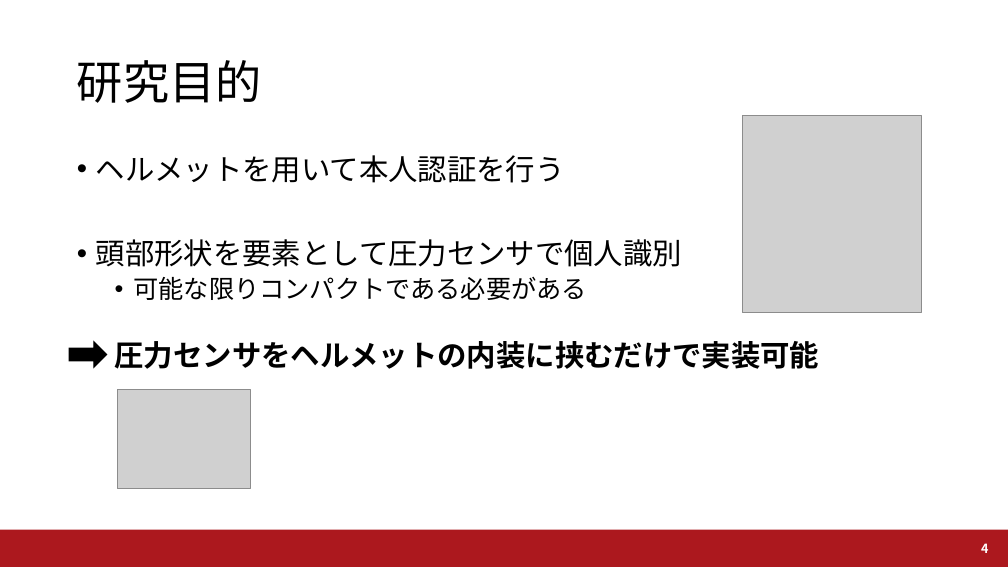
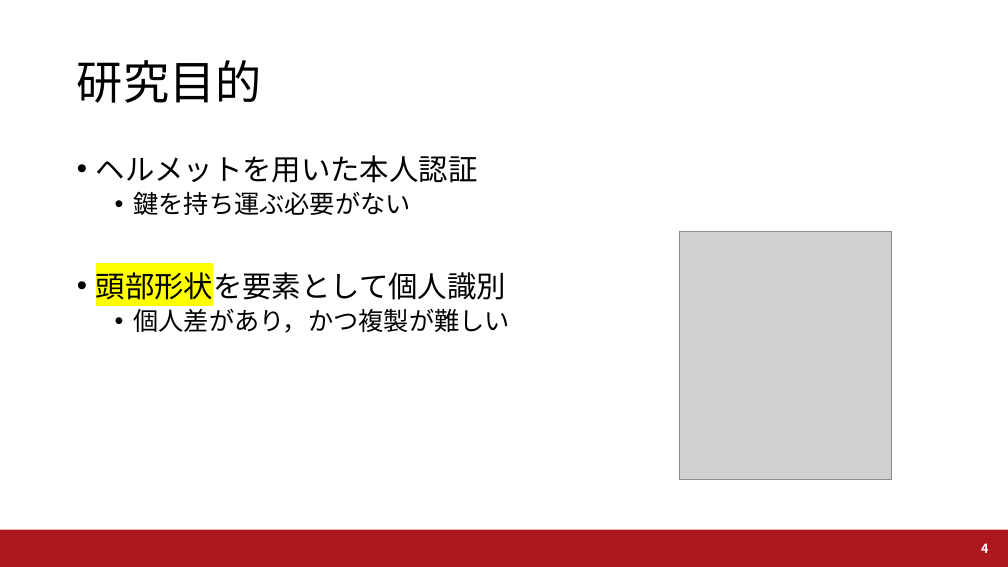
Before and after one commit to a2h1r0/lab, a slide deck: slide 4 of UWW2019/UWW2019_Fujii.pptx. Drawn at 1008x567 pixels with LibreOffice and Linux fonts; fonts in the diff are those of the drawing; grey boxes stand for pictures; background and template pictures are left out. Boxes give left, top, right and bottom in pixels: in the first picture for what was removed or moved away, otherwise in the second. Text is boxed around its words. In the diff, an @@ line names an element or a change of style, - is before the commit and + after.

```diff
--- a/UWW2019/UWW2019_Fujii.pptx
+++ b/UWW2019/UWW2019_Fujii.pptx
@@ picture removed at bbox=[743, 115, 921, 312] @@
@@ text at bbox=[96, 155, 510, 333]: text changed @@
-• ヘルメットを用いて本人認証を行う
-• 頭部形状を要素として圧力センサで個人識別
-  • 可能な限りコンパクトである必要がある
-  圧力センサをヘルメットの内装に挟むだけで実装可能
+• ヘルメットを用いた本人認証
+  • 鍵を持ち運ぶ必要がない
+• 頭部形状を要素として個人識別
+  • 個人差があり，かつ複製が難しい
@@ picture added at bbox=[679, 231, 892, 479] @@
@@ right arrow removed at bbox=[70, 342, 107, 368] @@
@@ picture removed at bbox=[117, 389, 250, 489] @@
```
Also in this commit, not shown: 3 other slides changed, 5 slides added, 10 other files.
